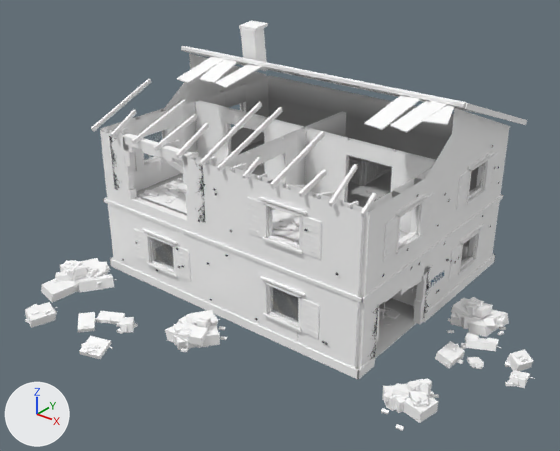
One commit to the glTF model assets/models/buildings/old_house_7.glb: the scene before it, then after it.
Rendered twice from a camera (50 mm lens) standing at (17.2, -23.1, 15.7) and looking at (0.9, -2.6, 3.1). Lighting does not change. The marker at lower left points along +X, +Y and +Z. The first picture is the older version. Vertices at exactly the same position are counted once.

Names of what the first picture shows: 'old_house_7'.
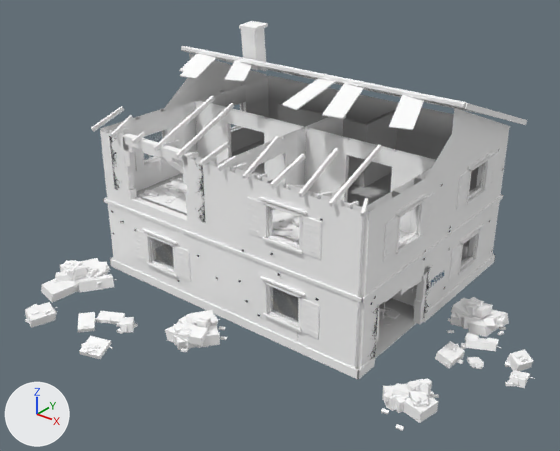
What changed in the scene script:
```text
Change me_old_house_7:
    used by ob_old_house_7; location = (0.0, 0.0, 0.0)
    remove me_old_house_7.from_pydata(...)  # 12179 vertices, 17416 faces; spans x -7.4..10.8, y -10.0..8.1, z -0.3..9.6
    add me_old_house_7.from_pydata(...)  # 11566 vertices, 16695 faces; spans x -7.4..10.8, y -10.0..8.1, z -0.2..9.5
    me_old_house_7 part 1: the loose piece of 10 vertices spanning x -4.2..-3.3, y -1.6..0.0, z 7.5..8.1 is multiplied about its middle by the matrix ((0.796, -0.311, -0.008), (0.311, 0.796, 0.02), (0.001, -0.022, 0.855)), then moved by (0.9, 0.2, 0.1)
    me_old_house_7 part 2: the loose piece of 10 vertices spanning x -3.3..-2.0, y -1.7..0.1, z 7.5..8.1 is turned 26 degrees about the z axis through its middle and scaled by 0.959, then moved by (-2.2, 0.0, 0.0)
    me_old_house_7 part 3: the loose piece of 12 vertices spanning x 3.8..4.9, y -1.9..0.1, z 7.4..8.1 is turned 21.2 degrees about the z axis through its middle and scaled by 0.996, then moved by (-2.0, 0.0, 0.0)
    me_old_house_7 part 4: the loose piece of 12 vertices spanning x 3.8..4.9, y -1.9..0.1, z 7.4..8.1 is copied, and the copy is moved by (-3.5, 0.0, 0.0); it spans x 0.3..1.4, y -2.0..0.1, z 7.4..8.1
    me_old_house_7 part 5: the loose piece of 10 vertices spanning x 4.7..5.9, y -1.8..0.1, z 7.5..8.1 is turned 33.9 degrees about the z axis through its middle and scaled by 0.979, then moved by (-0.4, 0.0, 0.0)
    me_old_house_7 part 6: 145 loose pieces with 940 vertices, spanning x -6.5..6.4, y -5.2..5.2, z 0.0..8.1, are deleted
    me_old_house_7 part 7: 23 vertices moved from x -5.8..1.2, y 2.5..4.8, z 0.0..4.0 to x -5.8..1.2, y 2.5..4.8, z 0.0..5.8; 173 vertices removed from x -6.3..1.2, y 1.7..4.8, z -0.3..4.1; 252 vertices added at x -6.2..6.2, y 2.0..5.2, z 0.0..5.8
    me_old_house_7 part 8: 55 vertices moved from x -6.3..6.1, y -5.4..-2.0, z 6.1..7.4 to x -6.1..6.0, y -5.4..-2.2, z 6.1..7.3; 37 vertices removed from x -6.2..2.8, y -5.4..0.1, z 6.0..8.1; 137 vertices added at x -6.2..6.2, y -5.4..0.6, z 0.8..8.1
    me_old_house_7 part 9: 128 vertices added at x -6.2..6.2, y -5.2..-1.2, z 0.7..3.6
    other edits to the shape of me_old_house_7 do not show in these pictures
```

Changed parts and their boxes (x1, y1, x2, y2) in the pictures (560 x 451 px; the box of a moved part takes in the faces that stretch with it):
'old_house_7', reshaped
    before: (25, 20, 535, 431)
    after: (25, 21, 535, 431)
part 1 of me_old_house_7, moved or reshaped
    before: (199, 59, 239, 83)
    after: (225, 61, 253, 82)
part 2 of me_old_house_7, moved or reshaped
    before: (215, 64, 262, 88)
    after: (180, 54, 217, 79)
part 3 of me_old_house_7, moved or reshaped
    before: (364, 95, 421, 130)
    after: (322, 83, 365, 119)
part 4 of me_old_house_7, added
    after: (282, 78, 336, 110)
part 5 of me_old_house_7, moved or reshaped
    before: (390, 100, 447, 133)
    after: (389, 95, 425, 130)
part 6 of me_old_house_7, deleted
    before: (115, 101, 500, 345)
part 7 of me_old_house_7, moved or reshaped
    before: (259, 147, 393, 192)
    after: (259, 103, 504, 252)
part 8 of me_old_house_7, reshaped
    before: (93, 56, 283, 179)
    after: (92, 53, 451, 290)
part 9 of me_old_house_7, added
    after: (111, 210, 376, 317)
